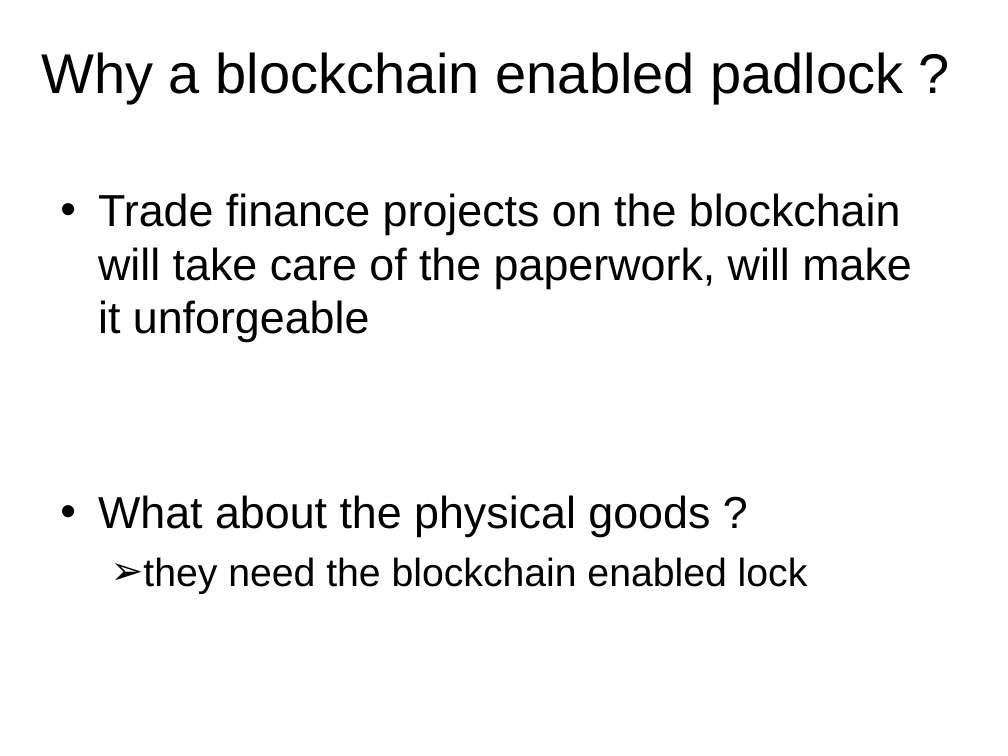
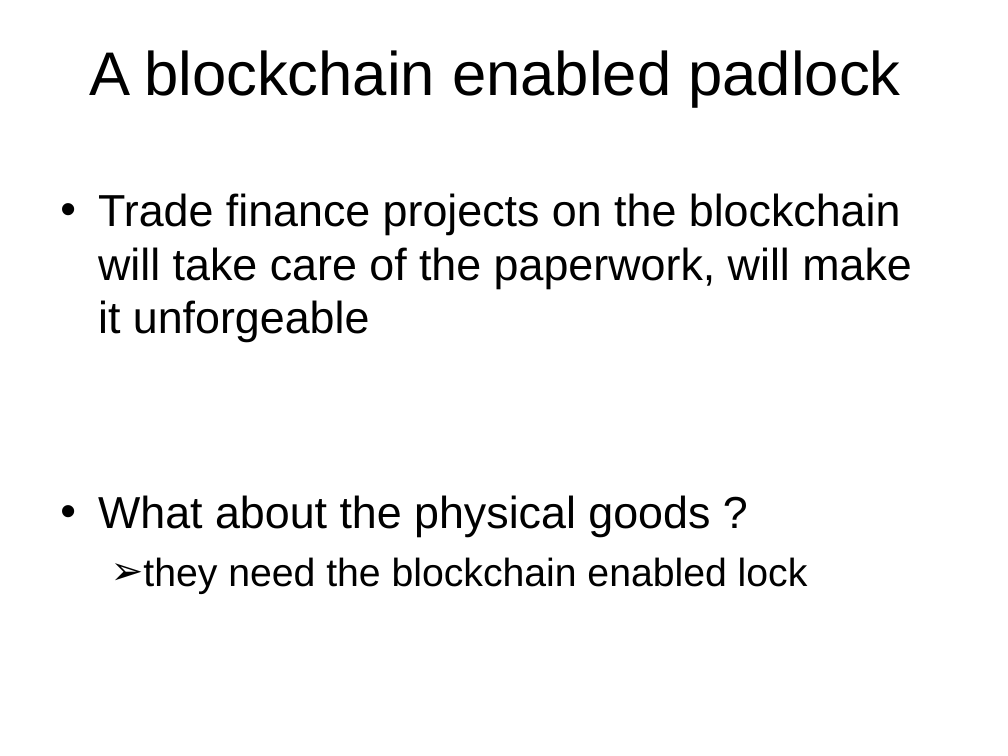
Before and after one commit to blockTeamhackathon/documents, a slide deck: slide 2 of B’Lock.ppt (slide 4 before the commit). Drawn at 1008x756 pixels with LibreOffice and Linux fonts; fonts in the diff are those of the drawing. Boxes give left, top, right and bottom in pixels: in the first picture for what was removed or moved away, otherwise in the second. Text is boxed around its words. In the diff, an @@ line names an element or a change of style, - is before the commit and + after.

```diff
--- a/B’Lock.ppt
+++ b/B’Lock.ppt
@@ title at <box>89,50,900,107</box>: text changed; size 40 to 44 pt @@
-Why a blockchain enabled padlock ?
+A blockchain enabled padlock
```
Also in this commit, not shown: 5 other slides changed, 7 slides added.
